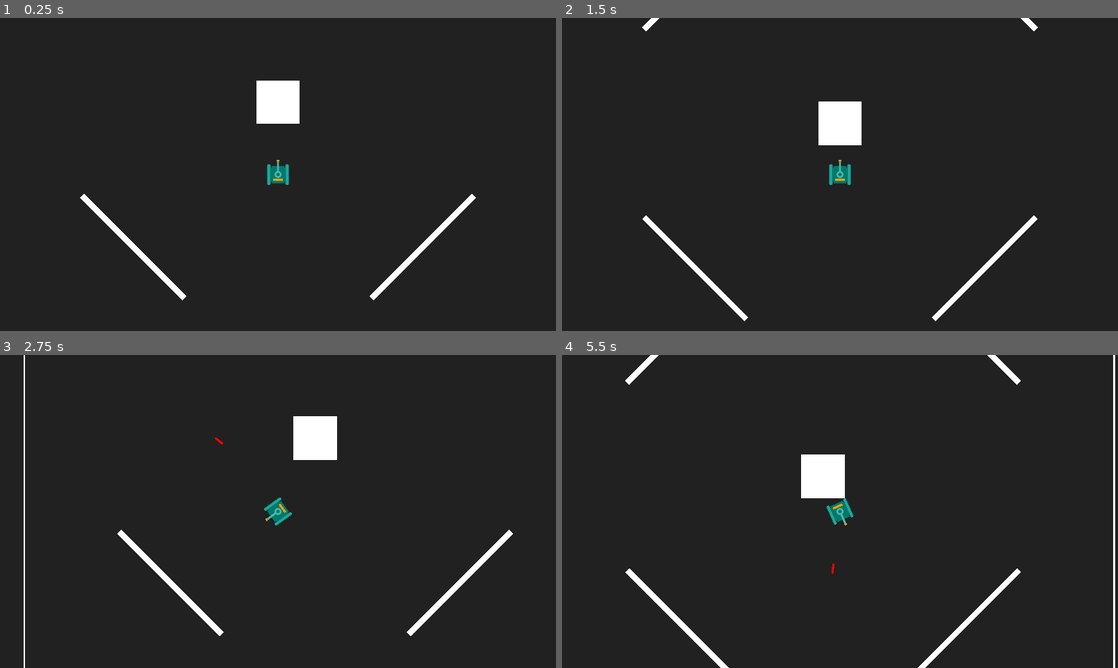
Above: before the commit, frames 1-4 (two rows, left to right).
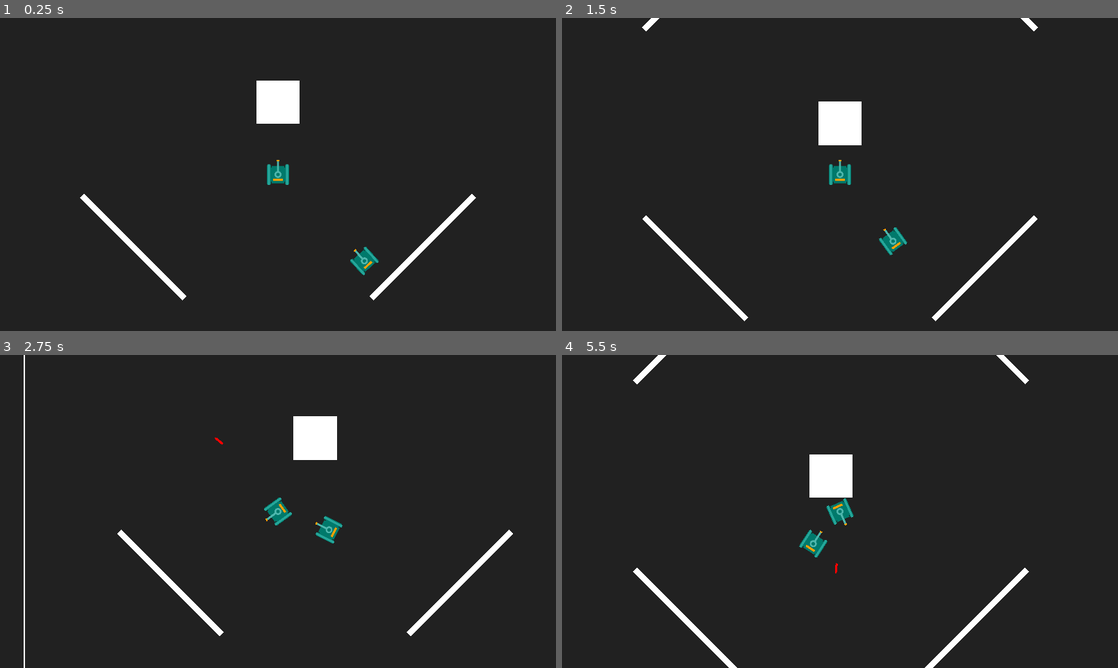
Above: after the commit, the same moments.

Repository: ashmeet28/battletanks
Game: Godot game, scene res://arena.tscn
The game is run twice, just before and just after one commit, with the same random seed, the same clock (stepped at 60 frames per second) and the same inputs.
Inputs:
- Up to frame 1 (0.25 s): no input
- Up to frame 2 (1.5 s): hold W (tank_move_forward) 0.53-1.28 s; hold Space (tank_fire) 0.53-1.28 s; hold S (tank_move_backwards) from 1.28 s (still down); tap Space (tank_fire) at 1.35 s
- Up to frame 3 (2.75 s): release S (tank_move_backwards) at 2.03 s; hold W (tank_move_forward) from 2.03 s (still down); hold A (tank_turn_anticlockwise) from 2.03 s (still down); tap Space (tank_fire) at 2.3 s
- Up to frame 4 (5.5 s): release A (tank_turn_anticlockwise) at 2.78 s; tap D (tank_turn_clockwise) at 2.85 s; tap Space (tank_fire) at 3.05, 4.35, 5.3 s; release W (tank_move_forward) at 3.53 s; hold Space (tank_fire) 3.53-4.28 s; hold S (tank_move_backwards) from 3.53 s (still down); hold A (tank_turn_anticlockwise) from 5.03 s (still down)

The runs differ from the first frame. In frame 1, 0.2% of the frame differs, in the area x 63-69%, y 73-83%; in frame 2, 0.2%; in frame 3, 0.2%; in frame 4, 3.3%, in the area x 11-100%, y 0-100%.

Commit message:
Working to some extent

Diff:
--- a/arena.gd
+++ b/arena.gd
@@ -1,18 +1,16 @@
 extends Node2D
 
 var next_tank_id:int = 1
-
-func _on_tank_shot_missile(missile_position, missile_rotation, tank_id):
-	var instance = preload("res://tank_missile.tscn").instantiate()
-	instance.position = missile_position
-	instance.rotation = missile_rotation
-	instance.owner_tank_id = tank_id
-	add_child(instance)
 
 func _ready():
 	var instance = preload("res://tank.tscn").instantiate()
 	instance.position = Vector2(0, 500)
 	instance.tank_id = next_tank_id
 	next_tank_id += 1
-	instance.tank_shot_missile.connect(_on_tank_shot_missile)
 	add_child(instance)
+
+	var instance2 = preload("res://bot_tank.tscn").instantiate()
+	instance2.position = Vector2(600, 1100)
+	instance2.tank_id = next_tank_id
+	next_tank_id += 1
+	add_child(instance2)
--- a/arena.tscn
+++ b/arena.tscn
@@ -105,7 +105,7 @@
 [node name="CollisionShape2D" type="CollisionShape2D" parent="InnerWall4"]
 shape = SubResource("RectangleShape2D_h60w5")
 
-[node name="InnerBlock" type="StaticBody2D" parent="."]
+[node name="InnerBlock" type="StaticBody2D" parent="." groups=["walls"]]
 
 [node name="CollisionShape2D" type="CollisionShape2D" parent="InnerBlock"]
 shape = SubResource("RectangleShape2D_3fmwe")
--- /dev/null
+++ b/bot_tank.gd
@@ -0,0 +1,60 @@
+extends CharacterBody2D
+
+const MAX_SPEED:float = 300.0
+
+const TANK_COOLDOWN_TIME:int = 500
+var missile_last_fired:int = 0
+
+var tank_id:int
+var tank_life:int = 100
+var tank_damage_given:int = 0
+
+func _ready():
+	missile_last_fired = Time.get_ticks_msec()
+
+func _physics_process(delta):
+	var bot_controller = []
+
+	var bot_sensors = [
+		$Area2D3, $Area2D, $Area2D2,
+		$Area2D4, $Area2D5,
+		$Area2D7, $Area2D8,$Area2D6
+	]
+	var bot_sensors_data = []
+	const MAX_TANK_DISTANCE:float = 1000000.0
+	for s in bot_sensors:
+		var d:float = MAX_TANK_DISTANCE
+		for t in get_tree().get_nodes_in_group("tanks"):
+			var curr_d = s.global_position.distance_to(t.global_position)
+			if t.tank_id != tank_id && d > curr_d:
+				d = curr_d
+		bot_sensors_data.append(d)
+
+	for i in range(bot_sensors.size()):
+		if bot_sensors[i].has_overlapping_bodies():
+			for b in bot_sensors[i].get_overlapping_bodies():
+				if b.is_in_group("walls"):
+					bot_sensors_data[i] = MAX_TANK_DISTANCE
+					break
+	print(bot_sensors_data)
+	var j:int = 0
+	var d:float = MAX_TANK_DISTANCE
+	for i in range(bot_sensors_data.size()):
+		if bot_sensors_data[i] < d:
+			j = i
+			d = bot_sensors_data[i]
+	print(bot_sensors[j].position)
+
+	velocity = Vector2.ZERO
+	if bot_sensors[j].position.x > 0:
+		rotate(PI * delta)
+	elif bot_sensors[j].position.x < 0:
+		rotate(-(PI * delta))
+	else:
+		velocity.y = -MAX_SPEED
+
+	velocity = velocity.rotated(rotation)
+	move_and_slide()
+
+	if tank_life <= 0:
+		queue_free()
--- /dev/null
+++ b/bot_tank.tscn
@@ -0,0 +1,65 @@
+[gd_scene load_steps=4 format=3 uid="uid://dxqjxers5o7km"]
+
+[ext_resource type="Texture2D" uid="uid://cuy4n1yfc0alr" path="res://tank.svg" id="1_bqgdb"]
+[ext_resource type="Script" path="res://bot_tank.gd" id="1_mv1gb"]
+
+[sub_resource type="RectangleShape2D" id="RectangleShape2D_r16y4"]
+size = Vector2(50, 50)
+
+[node name="BotTank" type="CharacterBody2D" groups=["tanks"]]
+script = ExtResource("1_mv1gb")
+
+[node name="Sprite2D" type="Sprite2D" parent="."]
+position = Vector2(0, -16.25)
+texture = ExtResource("1_bqgdb")
+
+[node name="CollisionPolygon2D" type="CollisionPolygon2D" parent="."]
+polygon = PackedVector2Array(0, -103.25, 10, -103.25, 10, -70.25, 75, -70.25, 75, 70.75, -75, 70.75, -75, -70.25, -10, -70.25, -10, -103.25)
+
+[node name="Area2D" type="Area2D" parent="."]
+position = Vector2(0, -134)
+
+[node name="CollisionShape2D" type="CollisionShape2D" parent="Area2D"]
+shape = SubResource("RectangleShape2D_r16y4")
+
+[node name="Area2D2" type="Area2D" parent="."]
+position = Vector2(111, -134)
+
+[node name="CollisionShape2D" type="CollisionShape2D" parent="Area2D2"]
+shape = SubResource("RectangleShape2D_r16y4")
+
+[node name="Area2D3" type="Area2D" parent="."]
+position = Vector2(-111, -134)
+
+[node name="CollisionShape2D" type="CollisionShape2D" parent="Area2D3"]
+shape = SubResource("RectangleShape2D_r16y4")
+
+[node name="Area2D4" type="Area2D" parent="."]
+position = Vector2(-111, 0)
+
+[node name="CollisionShape2D" type="CollisionShape2D" parent="Area2D4"]
+shape = SubResource("RectangleShape2D_r16y4")
+
+[node name="Area2D5" type="Area2D" parent="."]
+position = Vector2(111, 0)
+
+[node name="CollisionShape2D" type="CollisionShape2D" parent="Area2D5"]
+shape = SubResource("RectangleShape2D_r16y4")
+
+[node name="Area2D6" type="Area2D" parent="."]
+position = Vector2(111, 105)
+
+[node name="CollisionShape2D" type="CollisionShape2D" parent="Area2D6"]
+shape = SubResource("RectangleShape2D_r16y4")
+
+[node name="Area2D7" type="Area2D" parent="."]
+position = Vector2(-111, 105)
+
+[node name="CollisionShape2D" type="CollisionShape2D" parent="Area2D7"]
+shape = SubResource("RectangleShape2D_r16y4")
+
+[node name="Area2D8" type="Area2D" parent="."]
+position = Vector2(0, 105)
+
+[node name="CollisionShape2D" type="CollisionShape2D" parent="Area2D8"]
+shape = SubResource("RectangleShape2D_r16y4")
--- a/tank.gd
+++ b/tank.gd
@@ -8,8 +8,6 @@
 var tank_id:int
 var tank_life:int = 100
 var tank_damage_given:int = 0
-
-signal tank_shot_missile(missile_position, missile_rotation, tank_id)
 
 func _ready():
 	missile_last_fired = Time.get_ticks_msec()
@@ -33,7 +31,11 @@
 		var curr_time = Time.get_ticks_msec()
 		if (curr_time > TANK_COOLDOWN_TIME + missile_last_fired):
 			missile_last_fired = curr_time
-			tank_shot_missile.emit(position + Vector2(0, -160).rotated(rotation), rotation, tank_id)
+			var instance = preload("res://tank_missile.tscn").instantiate()
+			instance.position = position + Vector2(0, -160).rotated(rotation)
+			instance.rotation = rotation
+			instance.owner_tank_id = tank_id
+			get_parent().add_child(instance)
 
 	move_and_slide()
 
--- a/tank_missile.gd
+++ b/tank_missile.gd
@@ -10,9 +10,8 @@
 		for b in get_overlapping_bodies():
 			if b.is_in_group("tanks") && !is_collided_with_tank:
 				b.tank_life -= 25
-				for t in get_tree().get_nodes_in_group("tanks"):
-					if t.tank_id == owner_tank_id:
-						t.tank_damage_given += 25
-						break
+				for curr_tank in get_tree().get_nodes_in_group("tanks"):
+					if curr_tank.tank_id == owner_tank_id:
+						curr_tank.tank_damage_given += 25
 				is_collided_with_tank = true
 		queue_free()
